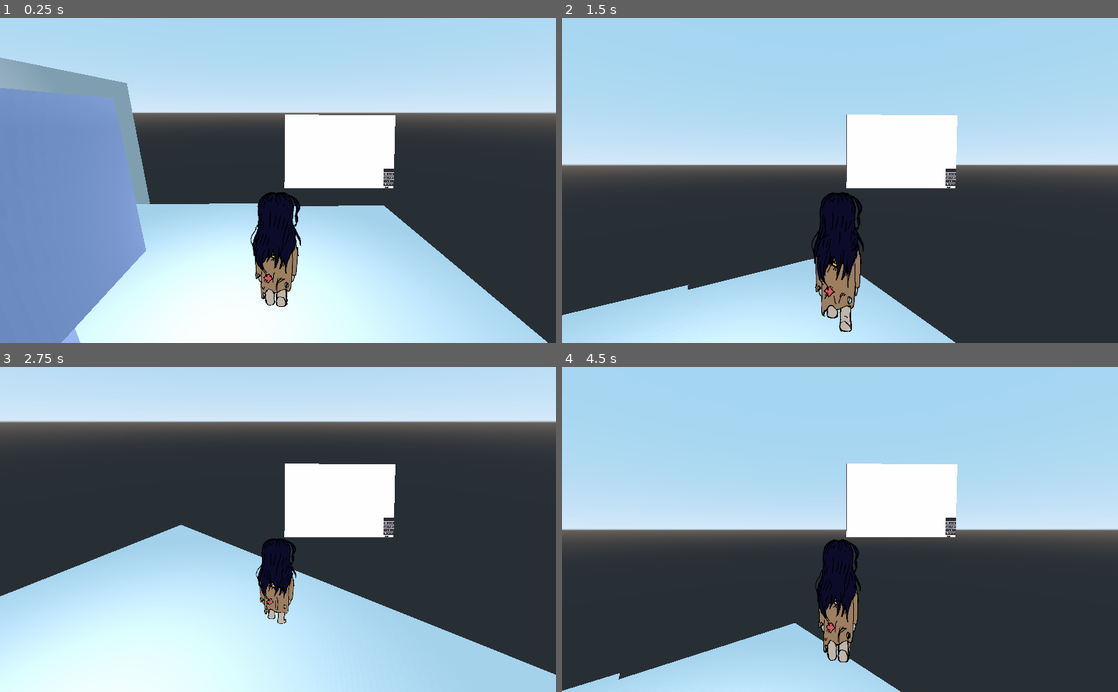
Above: before the commit, frames 1-4 (two rows, left to right).
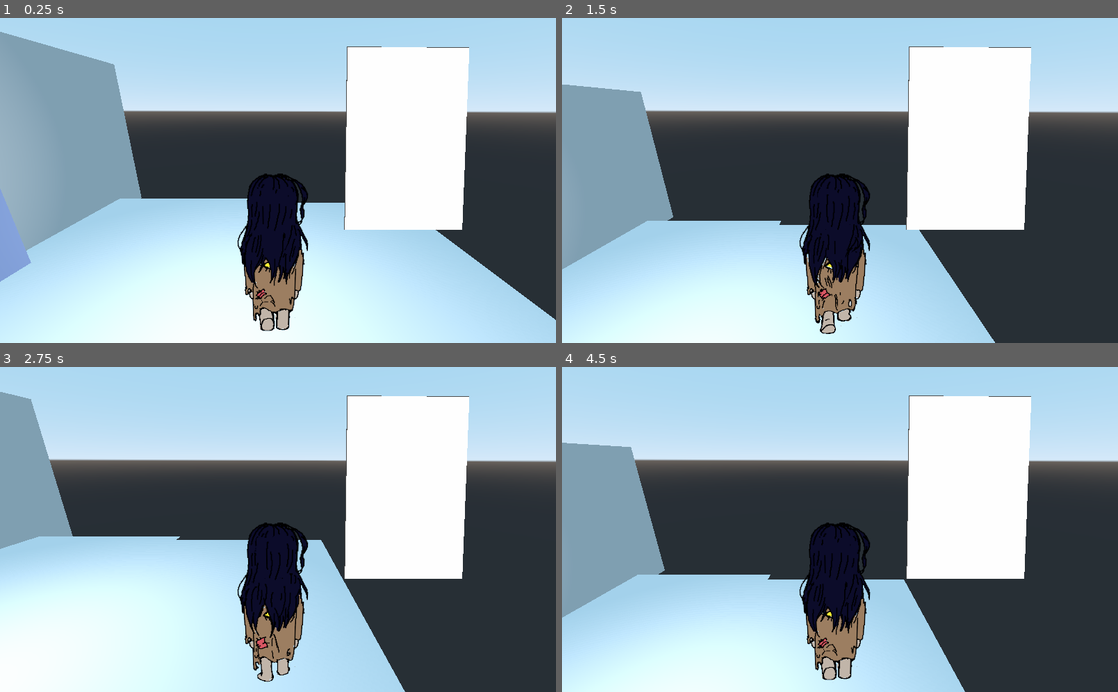
Above: after the commit, the same moments.

Repository: lmsonic/ArtGame
Game: Godot game, scene res://gui_in_3d.tscn
The game is run twice, just before and just after one commit, with the same random seed, the same clock (stepped at 60 frames per second) and the same inputs.
Inputs (mouse positions are in pixels of both pictures, inside the frame that each line leads up to):
- Up to frame 1 (0.25 s): no input
- Up to frame 2 (1.5 s): tap Enter (ui_accept) at 0.5, 0.77 s; move the mouse to (962, 164) at 0.52 s; press the mouse at (962, 164) at 0.53 s; hold Right (ui_right) 0.53-1.25 s; release the mouse at (962, 164) at 1.25 s; drag from (728, 196) to (812, 245) at 1.27 s
- Up to frame 3 (2.75 s): move the mouse to (333, 458) at 2.02 s; press the mouse at (333, 458) at 2.03 s; hold Right (ui_right) from 2.03 s (still down)
- Up to frame 4 (4.5 s): release Right (ui_right) at 2.75 s; release the mouse at (895, 458) at 2.75 s; drag from (812, 594) to (673, 480) at 2.77 s; move the mouse to (1006, 578) at 3.52 s; press the mouse at (1006, 578) at 3.53 s; hold Left (ui_left) 3.53-4.25 s; tap Enter (ui_accept) at 3.77 s; release the mouse at (1006, 578) at 4.25 s; drag from (673, 480) to (756, 448) at 4.27 s

The runs differ from the first frame. In frame 1, 33% of the frame differs, in the area x 0-100%, y 4-100%; in frame 2, 57%; in frame 3, 47%; in frame 4, 61%, in the area x 0-100%, y 8-100%.

Commit message:
updated gesture tool

Diff:
--- a/Draw.tscn
+++ b/Draw.tscn
@@ -15,6 +15,7 @@
 paintWidth = 5.0
 
 [node name="GUI" type="Control" parent="."]
+visible = false
 anchor_right = 1.0
 anchor_bottom = 1.0
 script = ExtResource( 3 )
@@ -34,31 +35,44 @@
 margin_bottom = 597.0
 
 [node name="MarginContainer" type="MarginContainer" parent="GUI/MarginContainer/HBoxContainer"]
-margin_right = 921.0
+margin_right = 252.0
+margin_bottom = 597.0
+size_flags_horizontal = 3
+
+[node name="MarginContainer2" type="MarginContainer" parent="GUI/MarginContainer/HBoxContainer"]
+margin_left = 256.0
+margin_right = 509.0
+margin_bottom = 597.0
+size_flags_horizontal = 3
+
+[node name="MarginContainer3" type="MarginContainer" parent="GUI/MarginContainer/HBoxContainer"]
+margin_left = 513.0
+margin_right = 765.0
 margin_bottom = 597.0
 size_flags_horizontal = 3
 
 [node name="VBoxContainer" type="VBoxContainer" parent="GUI/MarginContainer/HBoxContainer"]
-margin_left = 925.0
+margin_left = 769.0
 margin_right = 1022.0
 margin_bottom = 597.0
+size_flags_horizontal = 3
 alignment = 2
 
 [node name="MarginContainer" type="MarginContainer" parent="GUI/MarginContainer/HBoxContainer/VBoxContainer"]
-margin_right = 97.0
-margin_bottom = 455.0
+margin_right = 253.0
+margin_bottom = 431.0
 size_flags_vertical = 3
 
 [node name="TextEdit" type="LineEdit" parent="GUI/MarginContainer/HBoxContainer/VBoxContainer"]
-margin_top = 459.0
-margin_right = 97.0
-margin_bottom = 483.0
+margin_top = 435.0
+margin_right = 253.0
+margin_bottom = 459.0
 caret_blink_speed = 0.1
 
 [node name="Save" type="Button" parent="GUI/MarginContainer/HBoxContainer/VBoxContainer"]
-margin_top = 487.0
-margin_right = 97.0
-margin_bottom = 507.0
+margin_top = 463.0
+margin_right = 253.0
+margin_bottom = 483.0
 custom_colors/font_color_disabled = Color( 0, 0, 0, 1 )
 text = "Add Gesture"
 __meta__ = {
@@ -66,35 +80,44 @@
 }
 
 [node name="Load" type="Button" parent="GUI/MarginContainer/HBoxContainer/VBoxContainer"]
-margin_top = 511.0
-margin_right = 97.0
-margin_bottom = 531.0
+margin_top = 487.0
+margin_right = 253.0
+margin_bottom = 507.0
 text = "Load Gesture"
 __meta__ = {
 "_edit_use_anchors_": false
 }
 
 [node name="Clear" type="Button" parent="GUI/MarginContainer/HBoxContainer/VBoxContainer"]
-margin_top = 535.0
-margin_right = 97.0
-margin_bottom = 555.0
+margin_top = 511.0
+margin_right = 253.0
+margin_bottom = 531.0
 text = "Clear"
 __meta__ = {
 "_edit_use_anchors_": false
 }
 
 [node name="Recognize" type="Button" parent="GUI/MarginContainer/HBoxContainer/VBoxContainer"]
+margin_top = 535.0
+margin_right = 253.0
+margin_bottom = 555.0
+text = "Recognize"
+__meta__ = {
+"_edit_use_anchors_": false
+}
+
+[node name="DeleteGestures" type="Button" parent="GUI/MarginContainer/HBoxContainer/VBoxContainer"]
 margin_top = 559.0
-margin_right = 97.0
+margin_right = 253.0
 margin_bottom = 579.0
-text = "Recognize"
+text = "Delete Gestures"
 __meta__ = {
 "_edit_use_anchors_": false
 }
 
 [node name="Label" type="Label" parent="GUI/MarginContainer/HBoxContainer/VBoxContainer"]
 margin_top = 583.0
-margin_right = 97.0
+margin_right = 253.0
 margin_bottom = 597.0
 custom_colors/font_color = Color( 0, 0, 0, 1 )
 text = "Gesture"
@@ -104,3 +127,4 @@
 [connection signal="button_down" from="GUI/MarginContainer/HBoxContainer/VBoxContainer/Load" to="GUI" method="_on_load"]
 [connection signal="button_down" from="GUI/MarginContainer/HBoxContainer/VBoxContainer/Clear" to="." method="reset"]
 [connection signal="button_down" from="GUI/MarginContainer/HBoxContainer/VBoxContainer/Recognize" to="GUI" method="recognize"]
+[connection signal="button_down" from="GUI/MarginContainer/HBoxContainer/VBoxContainer/DeleteGestures" to="GUI" method="_on_DeleteGestures_button_down"]
--- a/gui_in_3d.tscn
+++ b/gui_in_3d.tscn
@@ -1,7 +1,6 @@
-[gd_scene load_steps=17 format=2]
+[gd_scene load_steps=16 format=2]
 
 [ext_resource path="res://gui_panel_3d.tscn" type="PackedScene" id=1]
-[ext_resource path="res://kinematic character/follow_camera.gd" type="Script" id=2]
 [ext_resource path="res://kinematic character/cubio.gd" type="Script" id=3]
 [ext_resource path="res://assets/protag frames/sprite basedietro fermo2.png" type="Texture" id=4]
 [ext_resource path="res://assets/protag frames/sprite basedietro fermo6.png" type="Texture" id=5]
@@ -47,7 +46,7 @@
 billboard = 2
 frames = SubResource( 1 )
 animation = "walk"
-frame = 5
+frame = 2
 playing = true
 
 [node name="CollisionShape" type="CollisionShape" parent="Cubio"]
@@ -58,13 +57,12 @@
 transform = Transform( 1, 0, 0, 0, 1, 0, 0, 0, 1, 0, 1.85165, 0 )
 
 [node name="Camera" type="Camera" parent="Cubio/Target"]
-transform = Transform( 0.00880322, -0.305732, 0.952077, 0.00282677, 0.952118, 0.305719, -0.999957, 0, 0.00924594, 4.23538, 1.00622, 0.120926 )
+transform = Transform( 0.00880322, -0.305732, 0.952077, 0.00282677, 0.952118, 0.305719, -0.999957, -1.08266e-08, 0.00924594, 3.003, 0.611, 0 )
 fov = 74.0
 near = 0.1
-script = ExtResource( 2 )
 
 [node name="GUIPanel3D" parent="Cubio/Target/Camera" instance=ExtResource( 1 )]
-transform = Transform( 1.16663, 0.0019858, 0.0109805, -0.00150532, 1.16557, -0.0508575, -0.0110566, 0.0508415, 1.16552, 1.95502, 0.900527, -6.84927 )
+transform = Transform( -0.00198589, 1.16663, 0.0109804, -1.16557, -0.0015054, -0.050858, -0.0508417, -0.0110566, 1.16552, 2.46672, 0.782566, -4.1649 )
 
 [node name="WinText" type="CenterContainer" parent="Cubio"]
 visible = false
--- a/kinematic character/follow_camera.gd
+++ /dev/null
@@ -1,46 +0,0 @@
-
-extends Camera
-
-# Member variables
-var collision_exception = []
-export var min_distance = 0.5
-export var max_distance = 5.5
-export var angle_v_adjust = 0
-var max_height = 2.0
-var min_height = 0
-onready var target_node: Spatial = get_parent()
-
-
-func _ready():
-	collision_exception.append(target_node.get_parent().get_rid())
-	# Detaches the camera transform from the parent spatial node
-	set_as_toplevel(true)
-
-
-func _physics_process(_delta):
-	var target_pos: Vector3 = target_node.global_transform.origin
-	var camera_pos: Vector3 = global_transform.origin
-
-	var delta_pos: Vector3 = camera_pos - target_pos
-
-	# Regular delta follow
-
-	# Check ranges
-	if delta_pos.length() < min_distance:
-		delta_pos = delta_pos.normalized() * min_distance
-	elif delta_pos.length() > max_distance:
-		delta_pos = delta_pos.normalized() * max_distance
-
-	# Check upper and lower height
-	if delta_pos.y > max_height:
-		delta_pos.y = max_height
-	if delta_pos.y < min_height:
-		delta_pos.y = min_height
-		camera_pos = target_pos + delta_pos
-
-	look_at_from_position(camera_pos, target_pos, Vector3.UP)
-
-	# Turn a little up or down
-	var t = transform
-	t.basis = Basis(t.basis[0], deg2rad(angle_v_adjust)) * t.basis
-	transform = t
--- a/pdollar/GestureIO.gd
+++ b/pdollar/GestureIO.gd
@@ -17,6 +17,8 @@
 static func save_gesture(gesture:Gesture):
 	var data :Dictionary = default_data
 	data.Name=gesture.Name
+	if !gesture.OriginalPoints:
+		return
 	var i:=0
 	for point in gesture.OriginalPoints:
 		data.OriginalPoints[str(i)]=point._to_json()
@@ -103,3 +105,7 @@
 		var gesture = Gesture.new(originalGesturePoints,lines,k)
 		gestures.push_back(gesture)
 	return gestures
+
+static func delete_gestures():
+	var dir = Directory.new()
+	dir.remove("user://gestures.json")
--- a/pdollar/GestureManager.gd
+++ b/pdollar/GestureManager.gd
@@ -14,8 +14,9 @@
 
 func recognize():
 	var points = get_parent().points
-	var result = GestureRecognizer.Classify(Gesture.new(points,[],""),trainingSet)
-	textLabel.text = result.GestureClass+' '+ str(result.Score)
+	if points:
+		var result = GestureRecognizer.Classify(Gesture.new(points,[],""),trainingSet)
+		textLabel.text = result.GestureClass+' '+ str(result.Score)
 
 func _on_save():
 	var name:String=textEdit.text
@@ -40,3 +41,8 @@
 			textEdit.text=""
 		else:
 			print("Could not find gesture")
+
+
+
+func _on_DeleteGestures_button_down():
+	GestureIO.delete_gestures()
